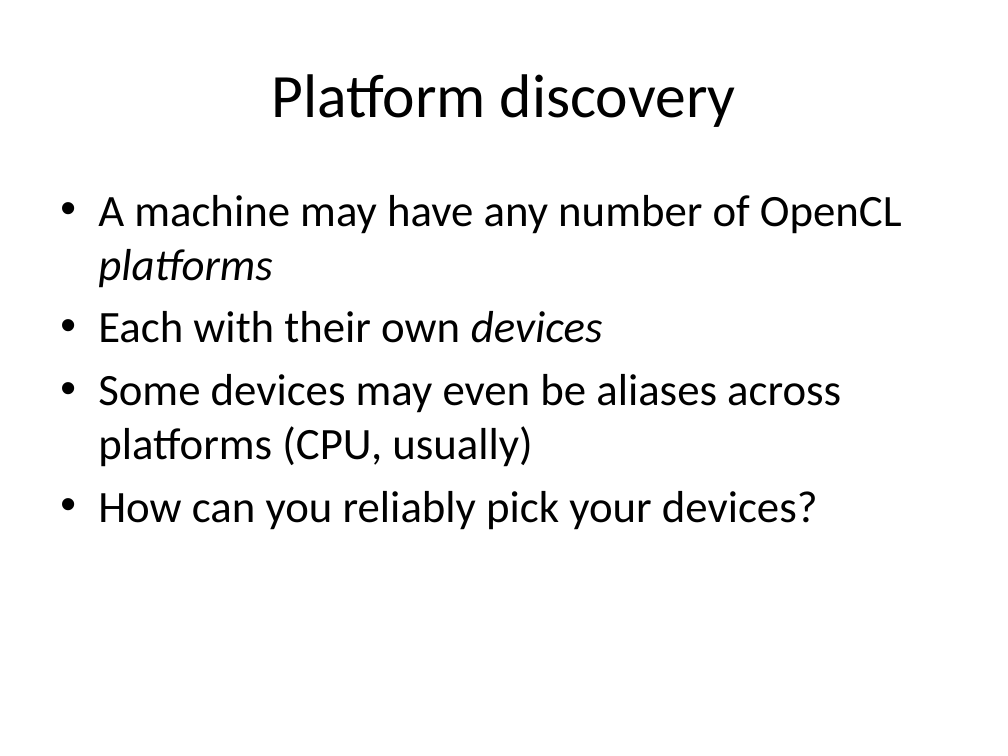
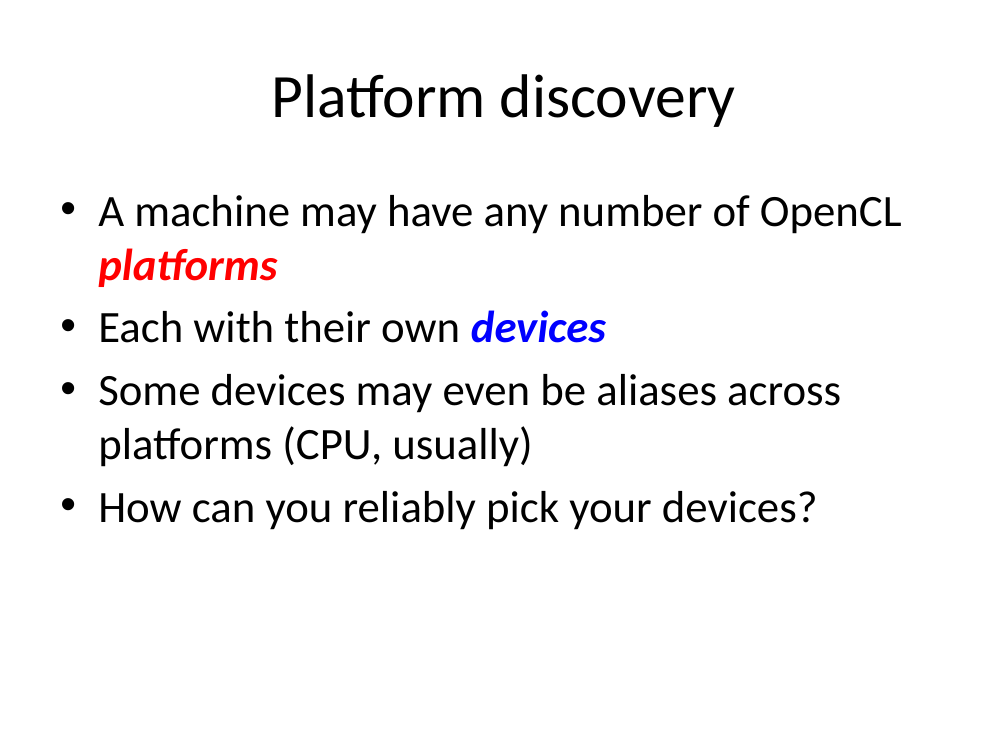
Before and after one commit to UoB-HPC/opencl-training-code, a slide deck: slide 2 of slides/advanced_part1.pptx. Drawn at 1008x756 pixels with LibreOffice and Linux fonts; fonts in the diff are those of the drawing. Boxes give left, top, right and bottom in pixels: in the first picture for what was removed or moved away, otherwise in the second. Text is boxed around its words. In the diff, an @@ line names an element or a change of style, - is before the commit and + after.

```diff
--- a/slides/advanced_part1.pptx
+++ b/slides/advanced_part1.pptx
@@ text at (98,195,902,343): text colour #000000 to #FF0000 in "platforms"; bold on in "platforms", "devices"; text colour #000000 to #0000FF in "devices" @@
```
Also in this commit, not shown: 13 other slides changed.
